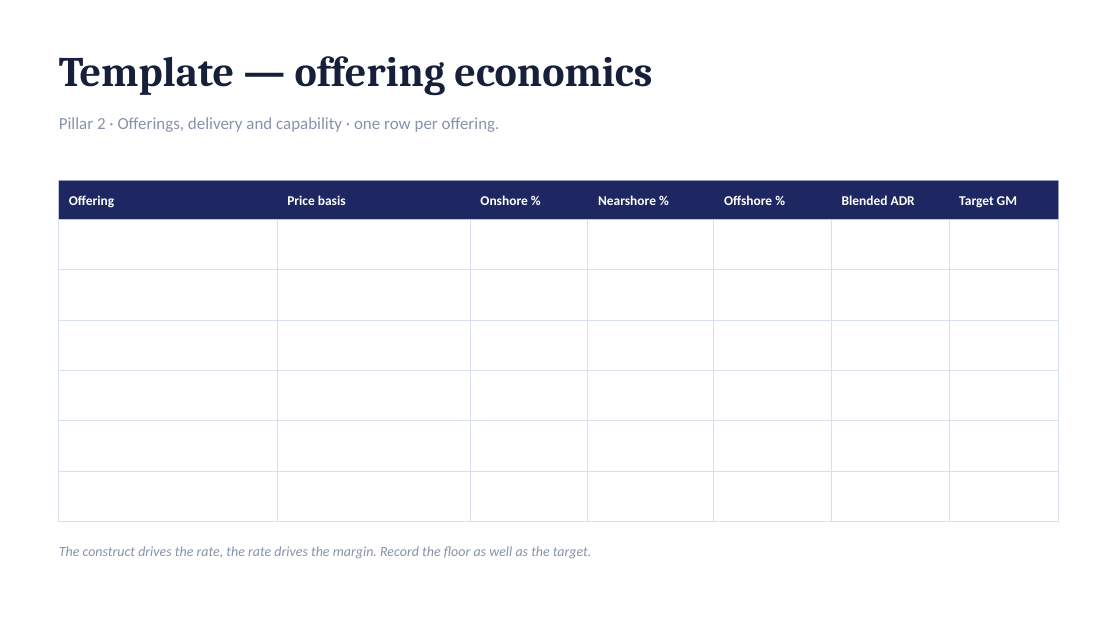
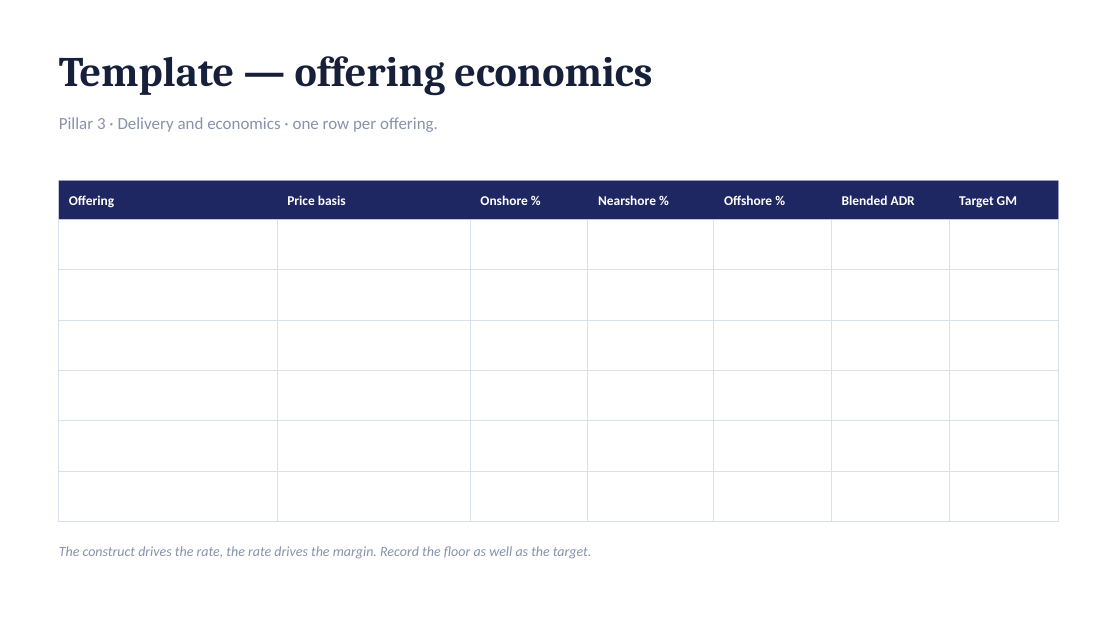
Before and after one commit to dhajjar-cyber/bae, a slide deck: slide 23 of FSI strategy/EAIND-FSI-Strategy-Development-Plan.pptx. Drawn at 1120x630 pixels with LibreOffice and Linux fonts; fonts in the diff are those of the drawing. Boxes give left, top, right and bottom in pixels: in the first picture for what was removed or moved away, otherwise in the second. Text is boxed around its words. In the diff, an @@ line names an element or a change of style, - is before the commit and + after.

```diff
--- a/FSI strategy/EAIND-FSI-Strategy-Development-Plan.pptx
+++ b/FSI strategy/EAIND-FSI-Strategy-Development-Plan.pptx
@@ text at [59, 117, 438, 132]: text changed @@
-Pillar 2 · Offerings, delivery and capability · one row per offering.
+Pillar 3 · Delivery and economics · one row per offering.
```
Also in this commit, not shown: 15 other slides changed, 2 other files.
